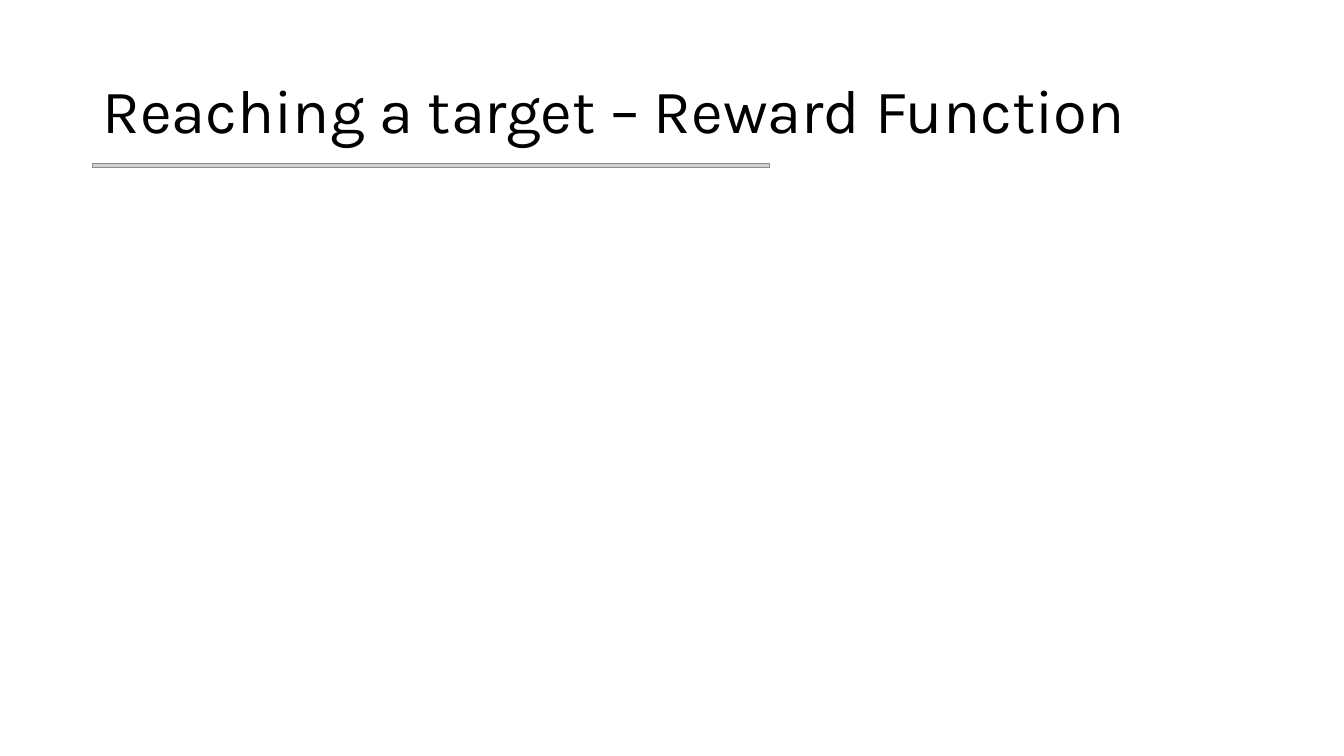
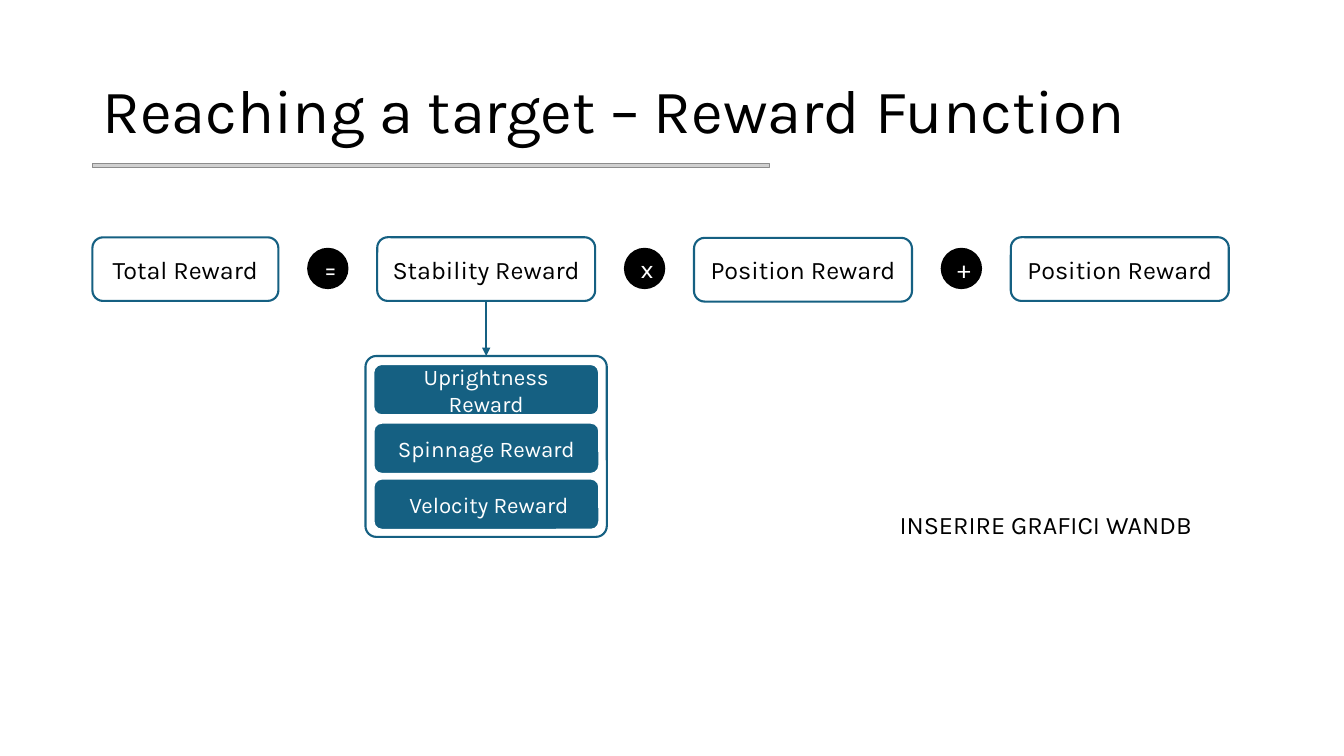
Before and after one commit to mettz/cps-project, a slide deck: slide 9 of docs/Slides.pptx. Drawn at 1344x756 pixels with LibreOffice and Linux fonts; fonts in the diff are those of the drawing; grey boxes stand for pictures. Boxes give left, top, right and bottom in pixels: in the first picture for what was removed or moved away, otherwise in the second. Text is boxed around its words. In the diff, an @@ line names an element or a change of style, - is before the commit and + after.

```diff
--- a/docs/Slides.pptx
+++ b/docs/Slides.pptx
@@ group added at (93, 237, 1229, 536): 8 rounded rectangles, 3 ellipses, 1 arrow @@
+Total Reward
+Uprightness Reward
+Spinnage Reward
+Velocity Reward
+Stability Reward
+=
+x
+Position Reward
++
+Position Reward
@@ text added at (900, 518, 1192, 535), 18 pt, text #000000 @@
+INSERIRE GRAFICI WANDB
```
Also in this commit, not shown: 5 other slides changed.
